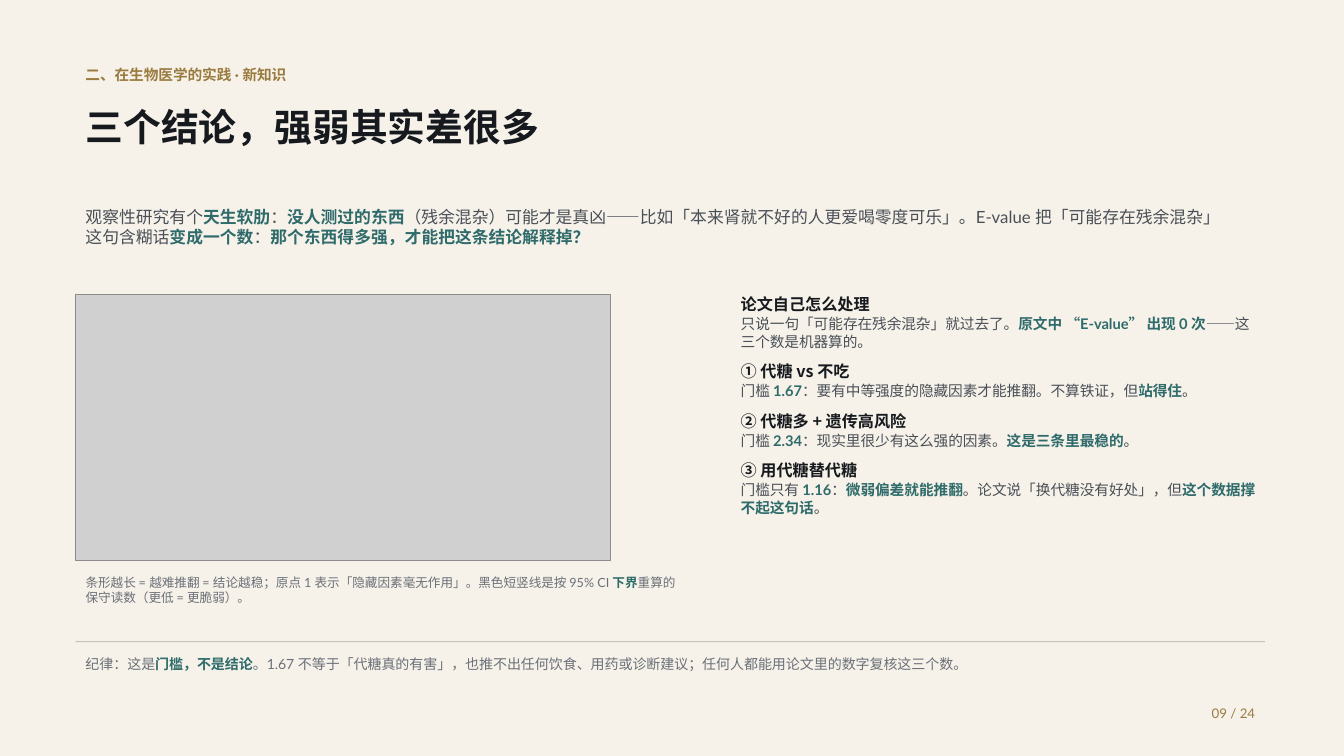
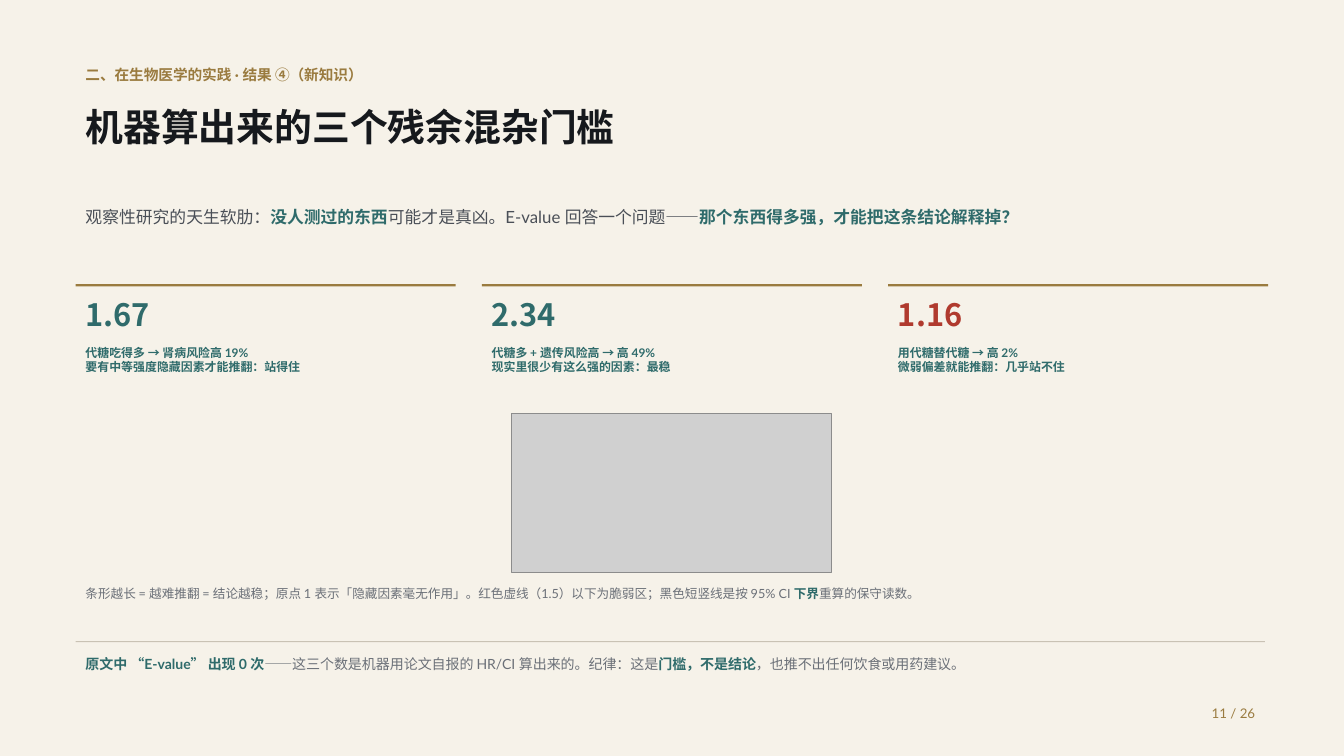
Before and after one commit to shikunpneg/ask-dao, a slide deck: slide 11 of docs/ppt/ask-dao-biomed-deck.pptx (slide 9 before the commit). Drawn at 1344x756 pixels with LibreOffice and Linux fonts; fonts in the diff are those of the drawing; grey boxes stand for pictures. Boxes give left, top, right and bottom in pixels: in the first picture for what was removed or moved away, otherwise in the second. Text is boxed around its words. In the diff, an @@ line names an element or a change of style, - is before the commit and + after.

Commit message:
PPT 改成「结果展示」：真问句成批上页、数字上榜（26 页）
用户说「我要的是结果展示」——之前那版是讲解 + 方法论，结果被埋在文字里。
这版把结果本身做成主角：

新增两种版式（make_deck.py / make_pptx.py）：
- qlist：原句清单，两栏密排，一页放十几条真实产出
- stats：数字榜（大字 + 说明）+ 可选配图

§2 生物医学的结果页（4 页全是结果）：
- ③ 结构追问 16 条 = 4 种问法 × 4 个结论 → 每种问法列一次，
  被追问的 4 个结论写在页脚（原先 16 条平铺像复制粘贴）
- ② 文本张力 6 条（however / yet / inconsistent 原句）
- ④ 方法学追问 29 条 → 10 类缺口各列 1 条原句 + 判定路由 + 作者是否已论及
- 新知识：三个 E-value 用数字榜（1.67 站得住 / 2.34 最稳 / 1.16 几乎站不住）+ 白话图

问句全部从 out/biomed_demo/problems_paper.json 的 statement 字段读，
spec 里不手写（防止复述走样）；标签用 signal 映射，不再被 [:7] 截断
（修掉「效应量 vs 」「替代分析的反事」「多重比较与假发」）。

结构追问页去掉重复的来源行——同一批结论，4 行来源完全相同。

```diff
--- a/docs/ppt/ask-dao-biomed-deck.pptx
+++ b/docs/ppt/ask-dao-biomed-deck.pptx
@@ text at box(85, 67, 363, 82): text changed @@
-二、在生物医学的实践 · 新知识
+二、在生物医学的实践 · 结果 ④（新知识）
@@ text at box(85, 108, 614, 145): text changed @@
-三个结论，强弱其实差很多
+机器算出来的三个残余混杂门槛
@@ text at box(85, 208, 1019, 225): text changed @@
-观察性研究有个天生软肋：没人测过的东西（残余混杂）可能才是真凶——比如「本来肾就不好的人更爱喝零度可乐」。E-value 把「可能存在残余混杂」这句含糊话变成一个数：那个东西得多强，才能把这条结论解释掉？
+观察性研究的天生软肋：没人测过的东西可能才是真凶。E-value 回答一个问题——那个东西得多强，才能把这条结论解释掉？
@@ rectangle added at box(76, 284, 456, 286), fill #9A7B3F @@
@@ rectangle added at box(482, 284, 862, 286), fill #9A7B3F @@
@@ text removed at box(741, 296, 1255, 515) @@
-论文自己怎么处理
-只说一句「可能存在残余混杂」就过去了。原文中 “E-value” 出现 0 次——这三个数是机器算的。
-① 代糖 vs 不吃
-门槛 1.67：要有中等强度的隐藏因素才能推翻。不算铁证，但站得住。
-② 代糖多 + 遗传高风险
-门槛 2.34：现实里很少有这么强的因素。这是三条里最稳的。
-③ 用代糖替代糖
-门槛只有 1.16：微弱偏差就能推翻。论文说「换代糖没有好处」，但这个数据撑不起这句话。
@@ rectangle added at box(888, 284, 1268, 286), fill #9A7B3F @@
@@ text added at box(85, 303, 149, 327), 22 pt, text #2F6B6B, bold @@
+1.67
@@ text added at box(492, 303, 556, 327), 22 pt, text #2F6B6B, bold @@
+2.34
@@ text added at box(898, 303, 962, 327), 22 pt, text #B03A2E, bold @@
+1.16
@@ text added at box(85, 347, 300, 372), 8.5 pt, text #6B7078 @@
+代糖吃得多 → 肾病风险高 19%
+要有中等强度隐藏因素才能推翻：站得住
@@ text added at box(492, 347, 671, 372), 8.5 pt, text #2F6B6B, bold @@
+代糖多 + 遗传风险高 → 高 49%
+现实里很少有这么强的因素：最稳
@@ text added at box(898, 347, 1065, 372), 8.5 pt, text #2F6B6B, bold @@
+用代糖替代糖 → 高 2%
+微弱偏差就能推翻：几乎站不住
@@ picture: place and size @@
-picture at box(76, 294, 611, 561)
+picture at box(512, 413, 833, 573)
@@ text at box(85, 587, 920, 600): text changed @@
-条形越长 = 越难推翻 = 结论越稳；原点 1 表示「隐藏因素毫无作用」。黑色短竖线是按 95% CI 下界重算的保守读数（更低 = 更脆弱）。
+条形越长 = 越难推翻 = 结论越稳；原点 1 表示「隐藏因素毫无作用」。红色虚线（1.5）以下为脆弱区；黑色短竖线是按 95% CI 下界重算的保守读数。
@@ text at box(85, 657, 965, 671): text changed @@
-纪律：这是门槛，不是结论。1.67 不等于「代糖真的有害」，也推不出任何饮食、用药或诊断建议；任何人都能用论文里的数字复核这三个数。
+原文中 “E-value” 出现 0 次——这三个数是机器用论文自报的 HR/CI 算出来的。纪律：这是门槛，不是结论，也推不出任何饮食或用药建议。
@@ text at box(1212, 708, 1255, 718): text changed @@
-09 / 24
+11 / 26
```
Also in this commit, not shown: 23 other slides changed, 2 slides added, 31 other files.
